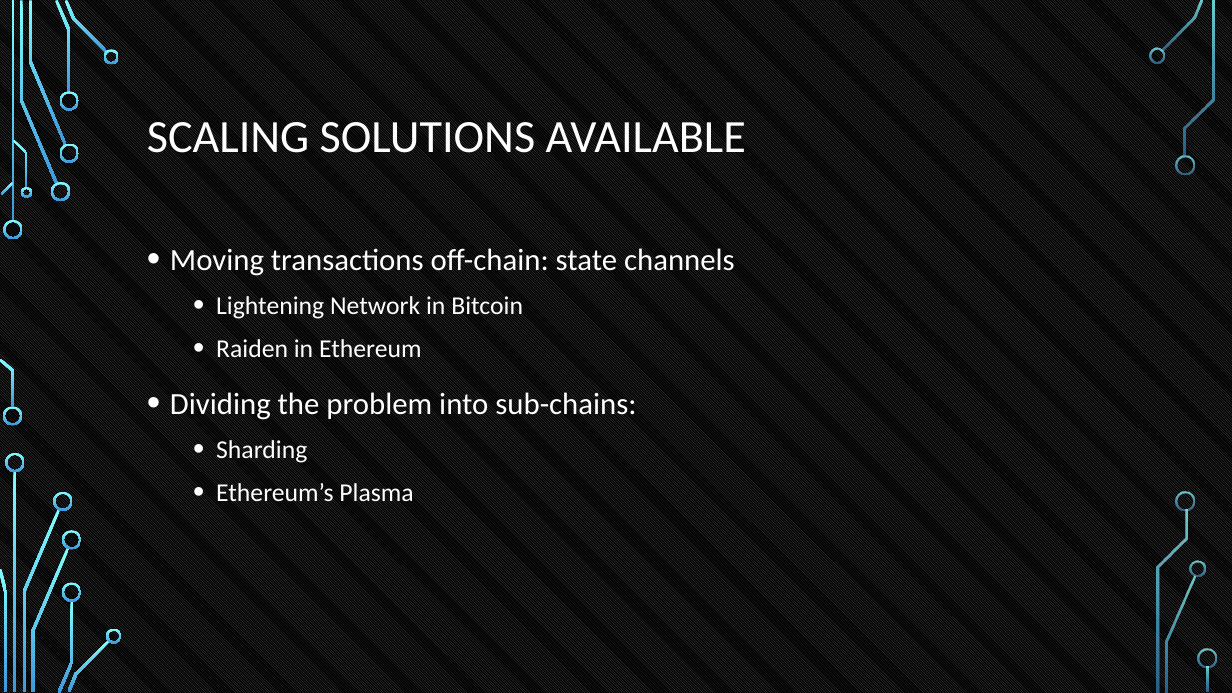
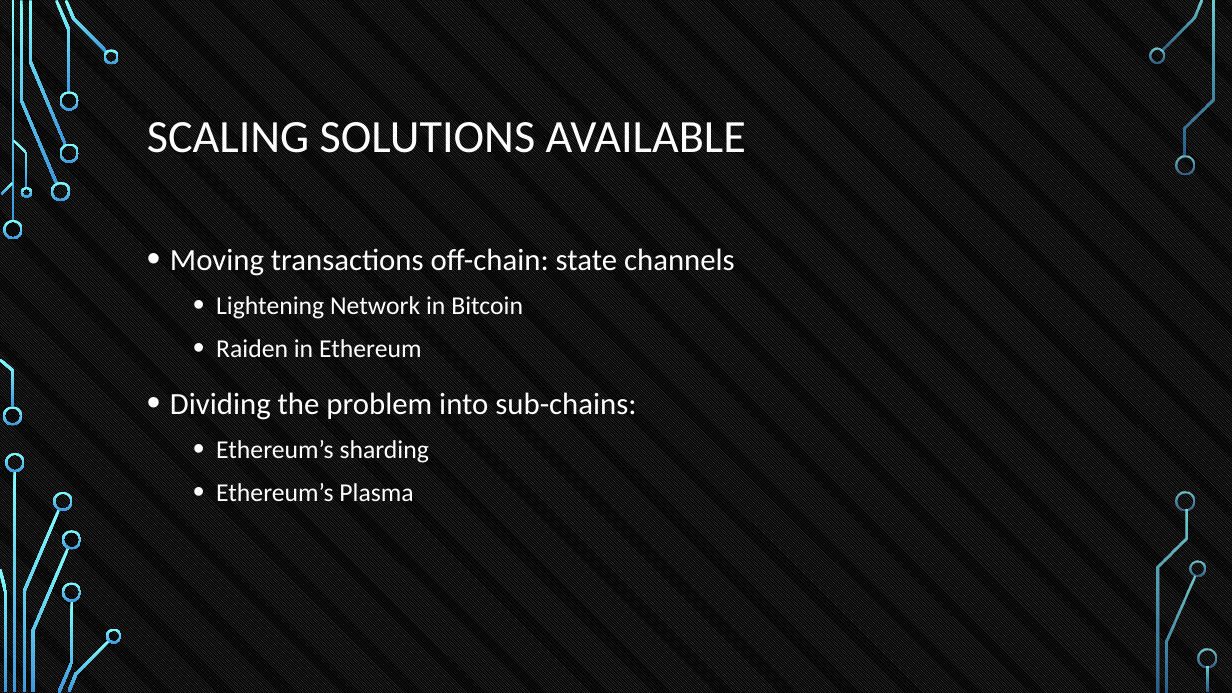
Before and after one commit to tokenika/tokenika.github.io, a slide deck: slide 15 of WarsawBlock(3).pptx. Drawn at 1232x693 pixels with LibreOffice and Linux fonts; fonts in the diff are those of the drawing; background and template pictures are left out. Boxes give left, top, right and bottom in pixels: in the first picture for what was removed or moved away, otherwise in the second. Text is boxed around its words. In the diff, an @@ line names an element or a change of style, - is before the commit and + after.

```diff
--- a/WarsawBlock(3).pptx
+++ b/WarsawBlock(3).pptx
@@ text at [216,440,429,463]: text changed @@
-  • Sharding
+  • Ethereum’s sharding
```
Also in this commit, not shown: 6 other slides changed, 2 slides added, 2 slides removed, 2 other files.
